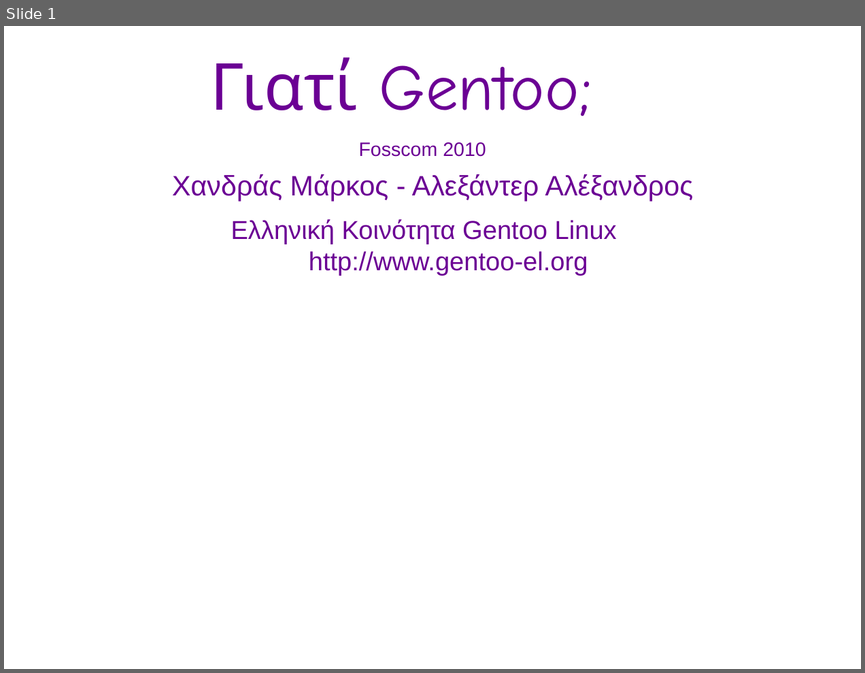
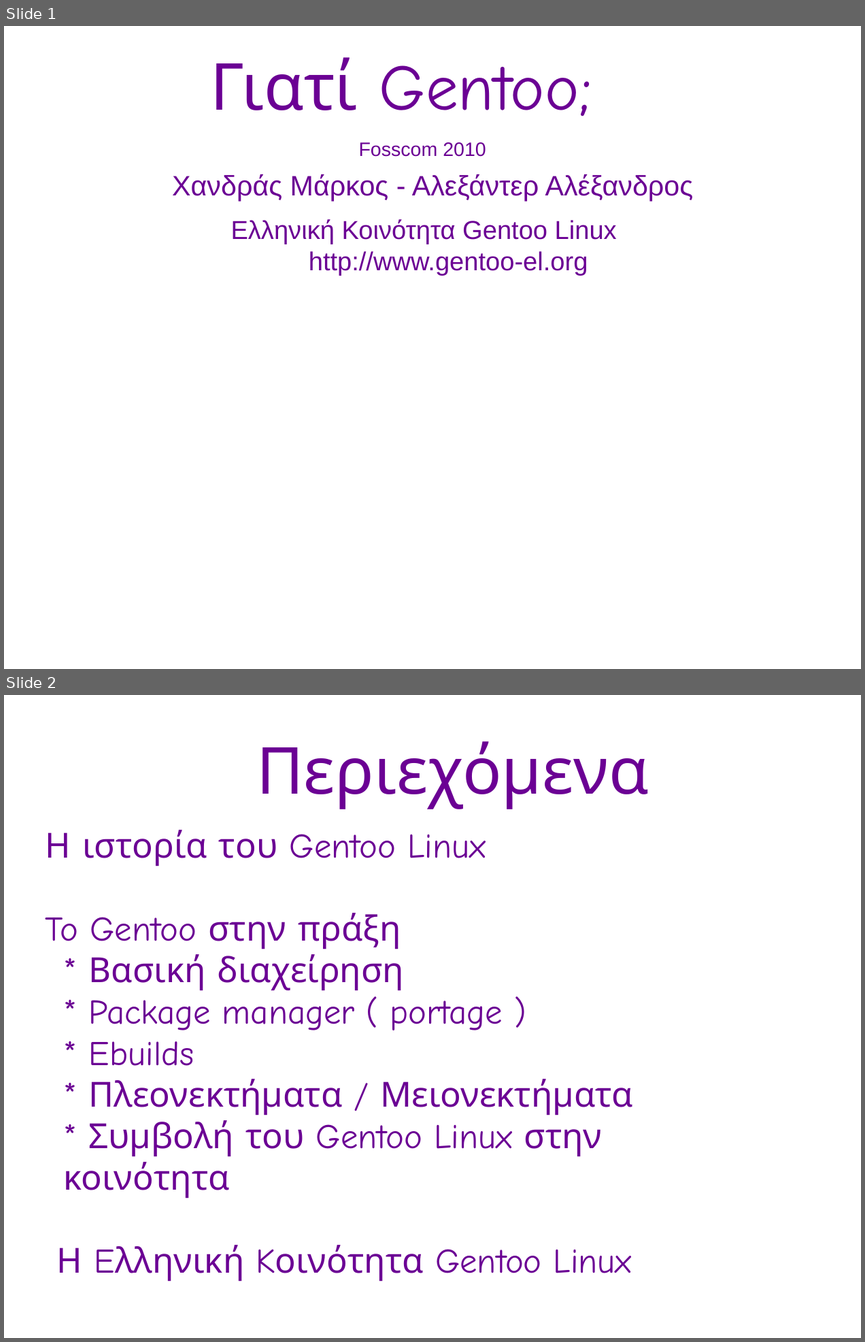
Before and after one commit to gentoo-el/presentations, a slide deck: fosscom-2010_pres.odp. Shown one above the other, each under a label of ours: slide 1 before the commit, slides 1 and 2 after it. The pictures are 865x673 and 865x1342 pixels, drawn with LibreOffice and Linux fonts; fonts in the diff are those of the drawing; background and template pictures are left out. Boxes give left, top, right and bottom in pixels: in the first picture for what was removed or moved away, otherwise in the second. Text is boxed around its words. In the diff, an @@ line names an element or a change of style, - is before the commit and + after.

Commit message:
Updated
Added
* Index
* History
* Configuration
* Portage
* +/-

```diff
--- a/fosscom-2010_pres.odp
+++ b/fosscom-2010_pres.odp
@@ slide 2 added at (4,695,861,1338), background picture (left out) @@
@@ text added at (256,741,649,809), 60 pt, text #6B0094 @@
+Περιεχόμενα
@@ text added at (45,830,634,1273), 32 pt, text #6B0094 @@
+● Η ιστορία του Gentoo Linux
+● To Gentoo στην πράξη
+  ● * Βασική διαχείρηση
+  ● * Package manager ( portage )
+  ● * Ebuilds
+  ● * Πλεονεκτήματα / Μειονεκτήματα
+  ● * Συμβολή του Gentoo Linux στην κοινότητα
+● Η Eλληνική Kοινότητα Gentoo Linux
```
Also in this commit, not shown: 4 other slides added.
